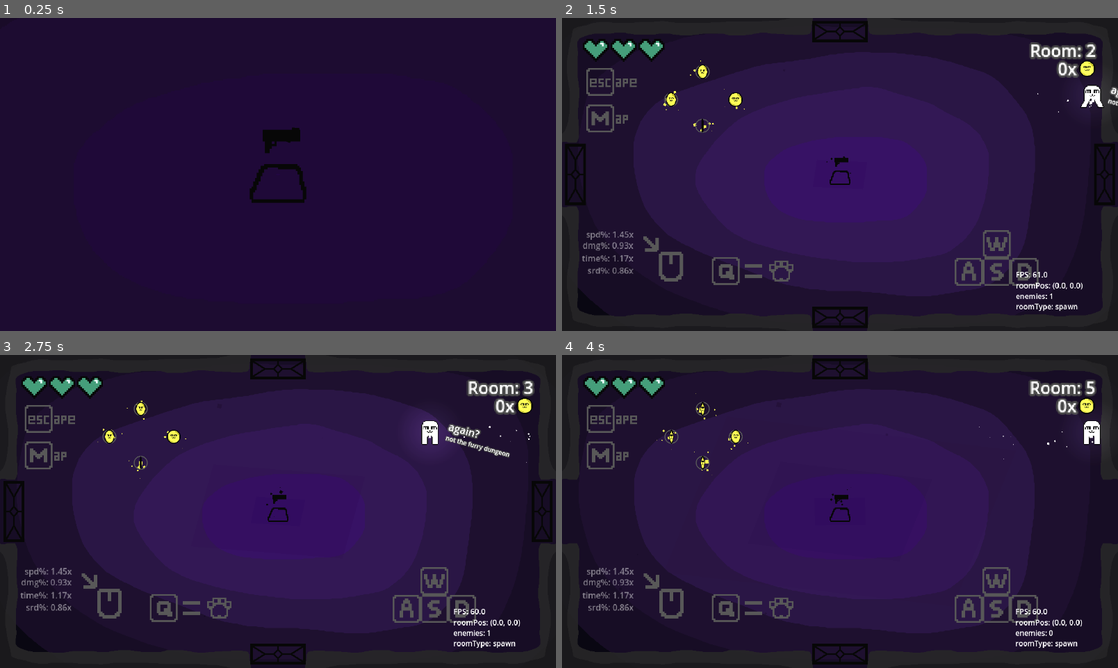
Above: before the commit, frames 1-4 (two rows, left to right).
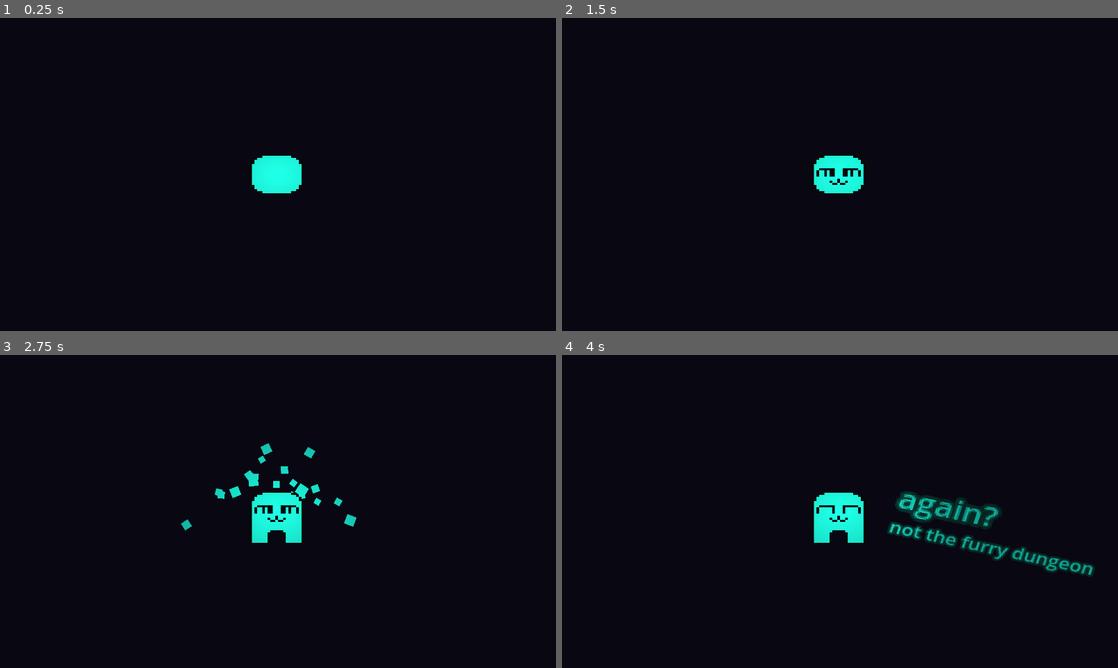
Above: after the commit, the same moments.

Repository: Jurgwem/roguelike
Game: Godot game, scene res://SCENES/game.tscn
The game is run twice, just before and just after one commit, with the same random seed, the same clock (stepped at 60 frames per second) and the same inputs. This scene is started directly instead of the project's main scene.
Inputs (mouse positions are in pixels of both pictures, inside the frame that each line leads up to):
- Up to frame 1 (0.25 s): no input
- Up to frame 2 (1.5 s): move the mouse to (962, 158) at 0.52 s; press the mouse at (962, 158) at 0.53 s; hold D (right) from 0.53 s (still down); tap Up (debugRoomUp) at 0.77 s; move the mouse to (728, 190) at 1.27 s; release the mouse at (728, 190) at 1.28 s; tap Q (unequip) at 1.35 s
- Up to frame 3 (2.75 s): tap Up (debugRoomUp) at 1.52 s; move the mouse to (333, 442) at 2.02 s; release D (right) at 2.03 s; press the mouse at (333, 442) at 2.03 s; hold A (left) from 2.03 s (still down)
- Up to frame 4 (4 s): move the mouse to (812, 574) at 2.77 s; release A (left) at 2.78 s; release the mouse at (812, 574) at 2.78 s; hold D (right) from 2.78 s (still down); tap Q (unequip) at 2.85 s; tap Up (debugRoomUp) at 3.02, 3.77 s; move the mouse to (1006, 558) at 3.52 s; press the mouse at (1006, 558) at 3.53 s

The runs differ from the first frame. In frame 1, 99% of the frame differs, in the area x 0-100%, y 0-100%; in frame 2, 85%; in frame 3, 85%; in frame 4, 85%.

Commit message:
made progression easier and more side-readable, also tweaked boss

Diff:
--- a/ENEMIES/bat.gd
+++ b/ENEMIES/bat.gd
@@ -16,6 +16,8 @@
 var playedPart : bool = false;
 var health : int = 25;
 var color : float = 0;
+var pausedTimer : float = 0.0;
+var paused : bool = false;
 
 var isBoss : bool = false;
 var timer : float = 0.0;
@@ -29,12 +31,16 @@
 		health *= gm.difficulty * 12;
 		speed = 700;
 		damping = Vector2(0.97, 0.97);
+		paused = true;
 	visible = false;
 	gm.enemyCount += 1;
-	await get_tree().create_timer(randf()).timeout;
+	await get_tree().create_timer(randf() / 2).timeout;
 	visible = true;
-	global_position = spawnpoint.global_position;
-	global_position += Vector2(randf(), randf());
+	if isBoss and gm.roomCount <= 25:
+		global_position = gm.roomPos;
+	else:
+		global_position = spawnpoint.global_position;
+		global_position += Vector2(randf(), randf());
 	scale = Vector2(0.1, 0.1);
 	hasSpawned = true;
 	velocity = Vector2(0, 0);
@@ -51,7 +57,11 @@
 		else:
 			if scale >= Vector2(3, 3) * Vector2(gm.enemyScale, gm.enemyScale):
 				playedScale = true;
-	if hasSpawned and playedScale:
+	pausedTimer += delta;
+	if pausedTimer > 1:
+		paused = true;
+
+	if hasSpawned and playedScale and paused:
 		velocity *= damping;
 		if (health >= 1):
 			if (velocity.x < MAX_SPEED and velocity.y < MAX_SPEED) and (velocity.x > (MAX_SPEED * -1) and velocity.y > (MAX_SPEED * -1)):
--- a/ENEMIES/froggit.gd
+++ b/ENEMIES/froggit.gd
@@ -16,12 +16,14 @@
 var health : int = 6;
 var color : float = 0;
 var jumpTimer : float = 0.0;
+var pausedTimer : float = 0.0;
+var paused : bool = false;
 
 func _ready() -> void:
 	health *= gm.difficulty;
 	visible = false;
 	gm.enemyCount += 1;
-	await get_tree().create_timer(randf()).timeout;
+	await get_tree().create_timer(randf() / 2).timeout;
 	visible = true;
 	global_position = spawnpoint.global_position;
 	global_position += Vector2(randf(), randf());
@@ -38,7 +40,12 @@
 		scale = lerp(scale, scale + Vector2(0.5, 0.5), 8 * delta);
 		if scale >= Vector2(1 * gm.enemyScale, 1 * gm.enemyScale):
 			playedScale = true;
-	if hasSpawned and playedScale:
+
+	pausedTimer += delta;
+	if pausedTimer > 1:
+		paused = true;
+
+	if hasSpawned and playedScale and paused:
 		velocity.x *= DAMPING.x;
 		if not is_on_floor():
 			$AnimatedSprite2D.frame = 1;
--- a/ENEMIES/inv_man.gd
+++ b/ENEMIES/inv_man.gd
@@ -13,12 +13,14 @@
 var playedScale : bool = false;
 var playedPart : bool = false;
 var health : int = 25;
+var pausedTimer : float = 0.0;
+var paused : bool = false;
 
 func _ready() -> void:
 	health *= gm.difficulty;
 	visible = false;
 	gm.enemyCount += 1;
-	await get_tree().create_timer(randf()).timeout;
+	await get_tree().create_timer(randf() / 2).timeout;
 	visible = true;
 	global_position = spawnpoint.global_position;
 	global_position += Vector2(randf(), randf());
@@ -32,7 +34,12 @@
 		scale = lerp(scale, scale + Vector2(0.5, 0.5), 8 * delta);
 		if scale >= Vector2(1, 1):
 			playedScale = true;
-	if hasSpawned and playedScale:
+
+	pausedTimer += delta;
+	if pausedTimer > 1:
+		paused = true;
+
+	if hasSpawned and playedScale and paused:
 		velocity *= DAMPING;
 		if (health >= 1):
 			if (velocity.x < MAX_SPEED and velocity.y < MAX_SPEED) and (velocity.x > (MAX_SPEED * -1) and velocity.y > (MAX_SPEED * -1)):
--- a/LOOT/fastgun.gd
+++ b/LOOT/fastgun.gd
@@ -40,7 +40,7 @@
 	if equipped:
 		if !init:
 			init = true;
-			gm.weapon = "Semi-Auto";
+			gm.weapon = "'Semi'-Auto";
 			gm.maxAmmo = ammo * player.ammoMod;
 			gm.currentAmmo = 0;
 			$GPUParticles2D.emitting = false;
--- a/SCENES/start.tscn
+++ b/SCENES/start.tscn
@@ -248,9 +248,9 @@
 offset_right = 213.0
 offset_bottom = 107.0
 scale = Vector2(0.420684, 0.420684)
-text = "art-testing
-alpha-3
-04-02-2025
+text = "
+demo-2
+30-04-2025
 @Jurgwem"
 label_settings = SubResource("LabelSettings_cm0ib")
 horizontal_alignment = 2
--- a/SCRIPTS/game_manager.gd
+++ b/SCRIPTS/game_manager.gd
@@ -21,7 +21,7 @@
 var lastRoom : String = "none";
 var horz : int = 1280;
 var vert : int = 720;
-var isDev : bool = true;
+var isDev : bool = false;
 var enemyCount : int = 1;
 var randomDoor : int = 0;
 var status : String = "none";
--- a/SCRIPTS/gen_room.gd
+++ b/SCRIPTS/gen_room.gd
@@ -83,3 +83,7 @@
 		print("next room: ", gm.nextRoom);
 		if !used:
 			call_deferred("spawnRoom");
+		if !used:
+			body.canMove = false;
+			await get_tree().create_timer(0.5).timeout;
+			body.canMove = true;
--- a/SCRIPTS/player.gd
+++ b/SCRIPTS/player.gd
@@ -163,13 +163,16 @@
 			$walkPart.emitting = true;
 			yvel -= accel * speedMod;
 
+		if Input.is_action_just_released("down") or Input.is_action_just_released("up") or Input.is_action_just_released("left") or Input.is_action_just_released("right"):
+			animated_sprite_2d.play("idle");
+			$walkPart.emitting = false;
+
+	if !gm.isDead:
 		if Input.is_action_pressed("shoot") and gm.currentAmmo >= 1 and !isOnCooldown and !isReloading and !shooting and gm.weapon != "none":
 			shoot.emit();
 			shooting = true;
 
-		if Input.is_action_just_released("down") or Input.is_action_just_released("up") or Input.is_action_just_released("left") or Input.is_action_just_released("right"):
-			animated_sprite_2d.play("idle");
-			$walkPart.emitting = false;
+
 
 	if !gm.isDead:
 		velocity.x = xvel;
--- a/SCRIPTS/room.gd
+++ b/SCRIPTS/room.gd
@@ -224,7 +224,7 @@
 			add_child(froggit);
 
 	if gm.roomType == "boss":
-		var bossCount : int = 1 + (gm.roomCount / 40);
+		var bossCount : int = 1 + (gm.roomCount / 30);
 		if bossChance > 0.5 or true:
 			for i : int in bossCount:
 				var bat : Node2D = batRess.instantiate();
Not shown, changed: export_presets.cfg
Not shown, changed: README.md
